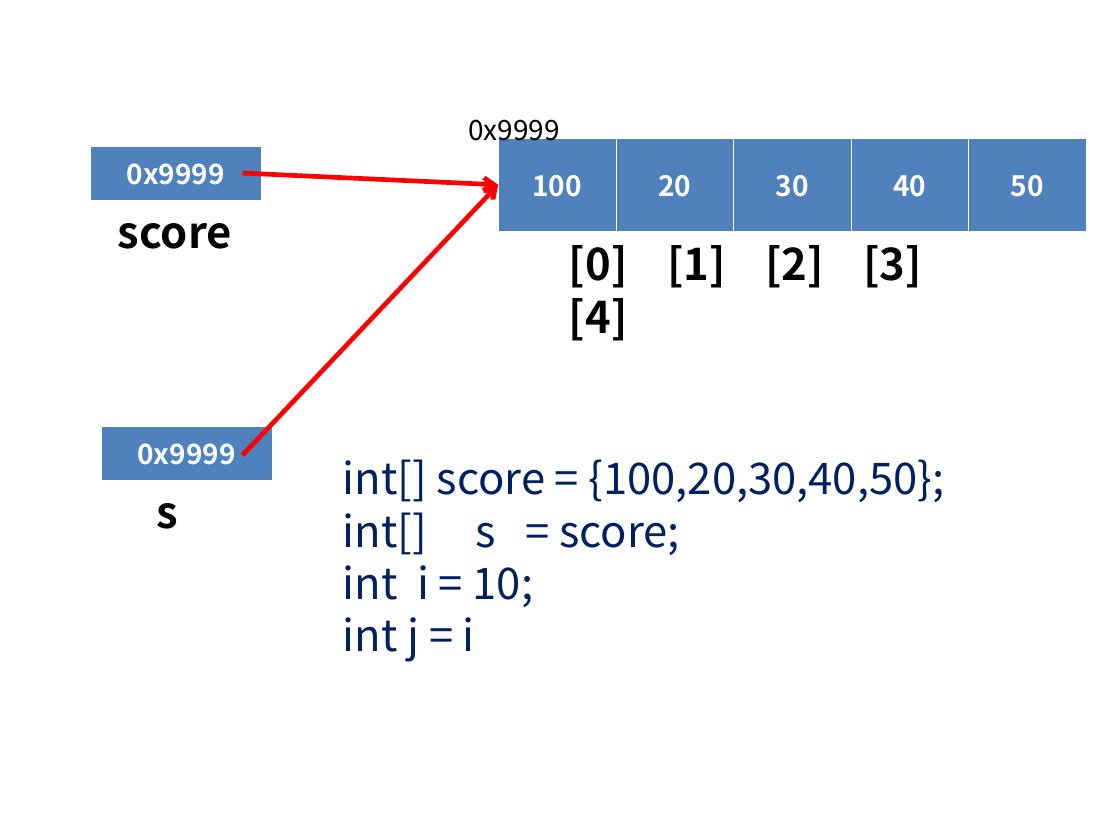
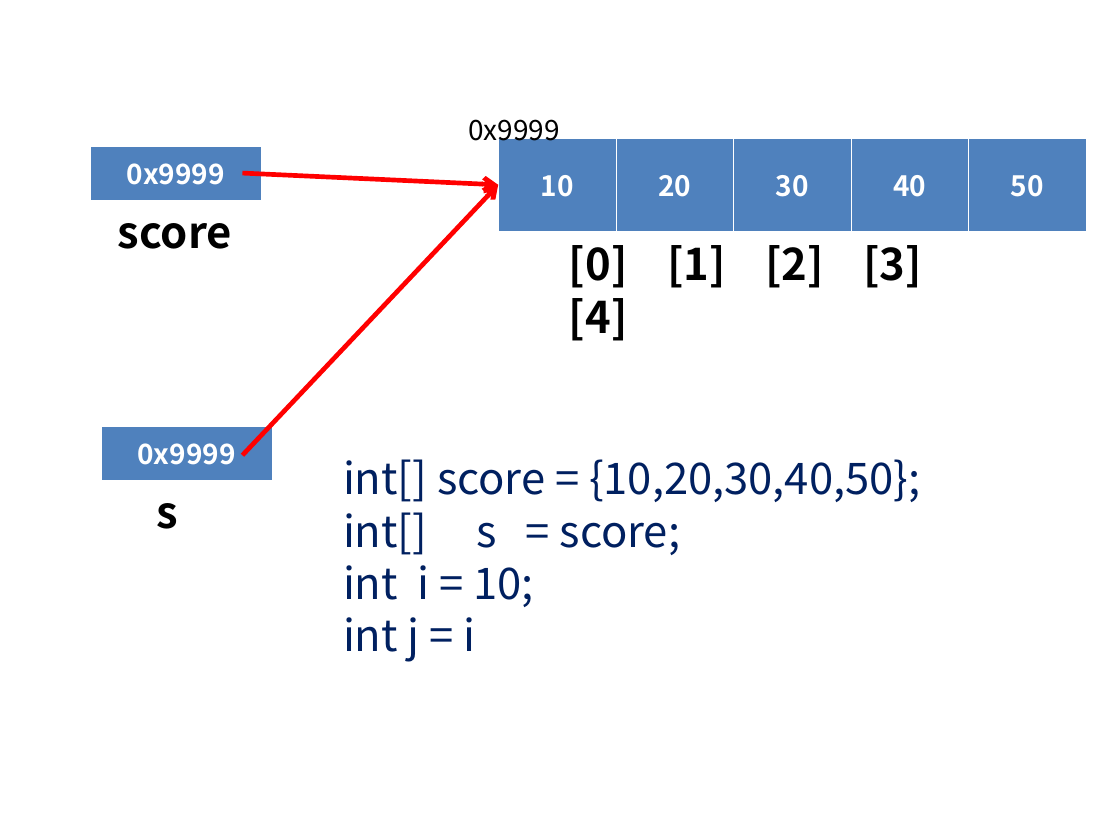
Before and after one commit to GOLDKUM/big-1, a slide deck: slide 3 of note/1_JAVA/1202.5_배열.ppt. Drawn at 1120x840 pixels with LibreOffice and Linux fonts; fonts in the diff are those of the drawing. Boxes give left, top, right and bottom in pixels: in the first picture for what was removed or moved away, otherwise in the second. Text is boxed around its words. In the diff, an @@ line names an element or a change of style, - is before the commit and + after.

```diff
--- a/note/1_JAVA/1202.5_배열.ppt
+++ b/note/1_JAVA/1202.5_배열.ppt
@@ table at <box>498,138,1086,506</box> @@
-row 1, column 1: 100
+row 1, column 1: 10
@@ text at <box>343,459,920,502</box>: text changed @@
-int[] score = {100,20,30,40,50};
+int[] score = {10,20,30,40,50};
```
Also in this commit, not shown: 4 other slides changed, 1 slide removed, 12 other files.
